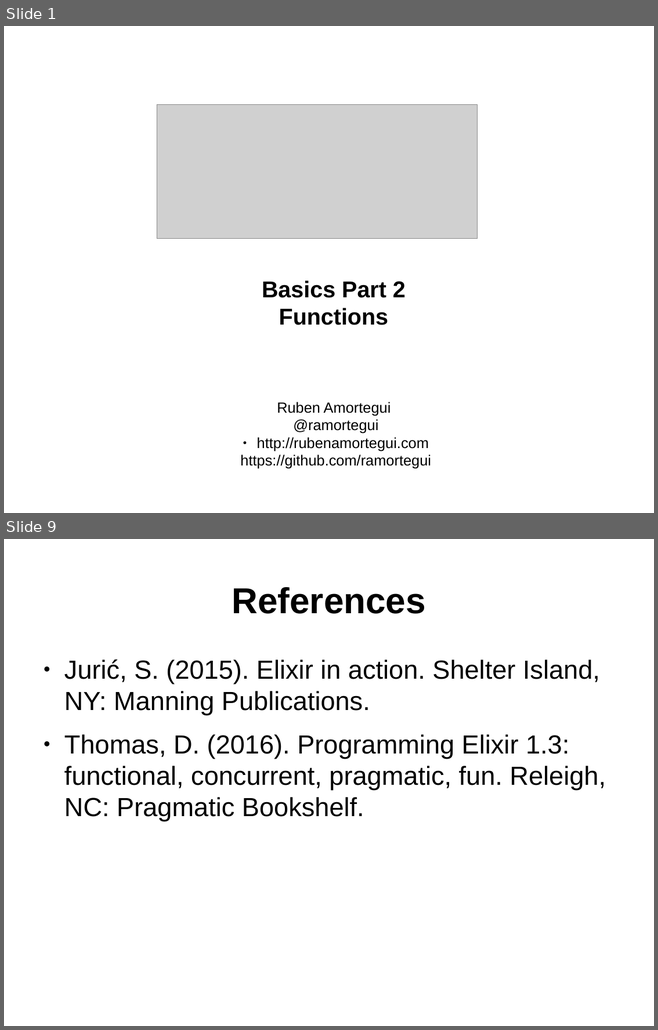
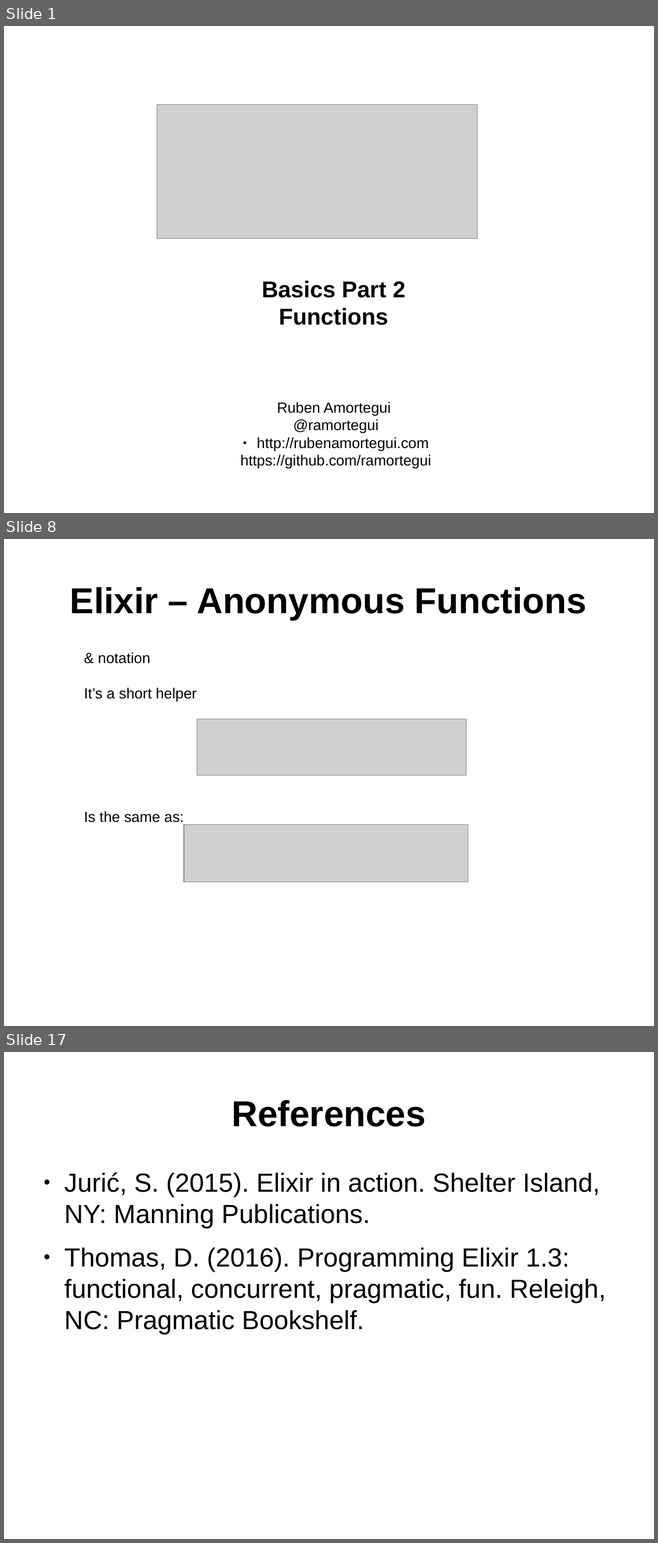
Before and after one commit to ramortegui/talks, a slide deck: elixir-basics-2.odp. Shown one above the other, each under a label of ours: slides 1 and 9 before the commit, slides 1, 8 and 17 after it; the slides between them are not shown. The pictures are 658x1030 and 658x1543 pixels, drawn with LibreOffice and Linux fonts; fonts in the diff are those of the drawing; grey boxes stand for pictures. Boxes give left, top, right and bottom in pixels: in the first picture for what was removed or moved away, otherwise in the second. Text is boxed around its words. In the diff, an @@ line names an element or a change of style, - is before the commit and + after.

Commit message:
Update agenda, add content for named,and anonymous functions.

```diff
--- a/elixir-basics-2.odp
+++ b/elixir-basics-2.odp
@@ slide 8 added at bbox=[4, 539, 654, 1026], background #FFFFFF @@
@@ title added at bbox=[70, 587, 586, 620], 44 pt, text #000000, bold @@
+Elixir – Anonymous Functions
@@ text added at bbox=[84, 652, 197, 826], 18 pt, text #000000 @@
+& notation
+It’s a short helper
+Is the same as:
@@ picture added at bbox=[197, 719, 466, 776] @@
@@ picture added at bbox=[184, 825, 468, 883] @@
@@ what was slide 9 is now slide 17 @@
```
Also in this commit, not shown: 5 slides changed, 9 other slides added, 2 slides removed.
